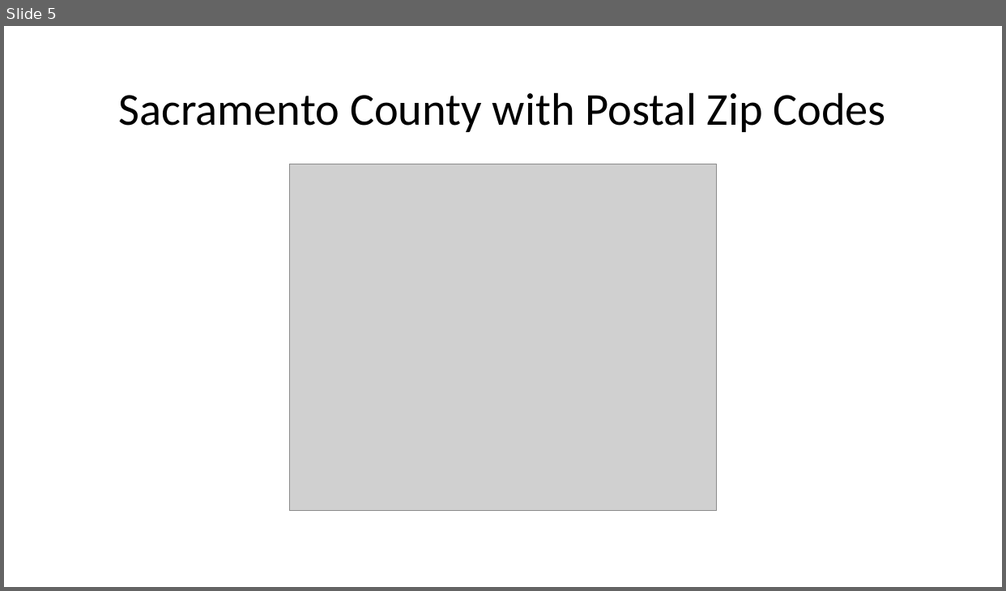
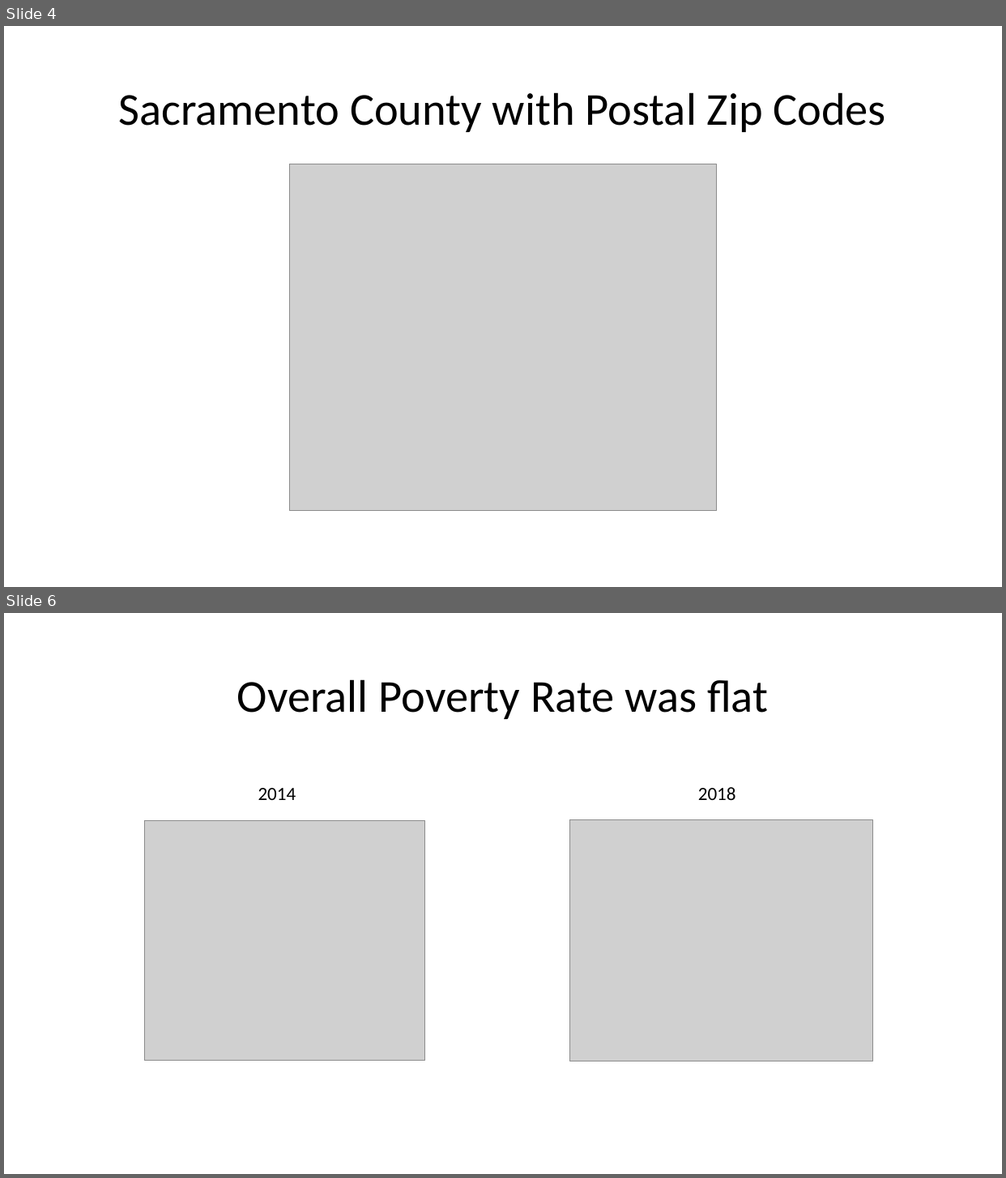
Before and after one commit to sean-galloway/Crime_and_Poverty, a slide deck: Project_1_Presentation.pptx. Shown one above the other, each under a label of ours: slide 5 before the commit, slides 4 and 6 after it; the slides between them are not shown. The pictures are 1006x591 and 1006x1178 pixels, drawn with LibreOffice and Linux fonts; fonts in the diff are those of the drawing; grey boxes stand for pictures. Boxes give left, top, right and bottom in pixels: in the first picture for what was removed or moved away, otherwise in the second. Text is boxed around its words. In the diff, an @@ line names an element or a change of style, - is before the commit and + after.

```diff
--- a/Project_1_Presentation.pptx
+++ b/Project_1_Presentation.pptx
@@ slide 6 added at [4,613,1002,1174], background #FFFFFF @@
@@ title added at [237,679,768,719], 44 pt, text #000000 @@
+Overall Poverty Rate was flat
@@ text added at [258,788,296,800], 18 pt, text #000000 @@
+2014
@@ text added at [698,787,736,800], 18 pt, text #000000 @@
+2018
@@ picture added at [145,820,425,1061] @@
@@ picture added at [570,820,872,1061] @@
@@ what was slide 5 is now slide 4 @@
```
Also in this commit, not shown: 1 slide changed, 9 other slides added, 1 slide removed.
